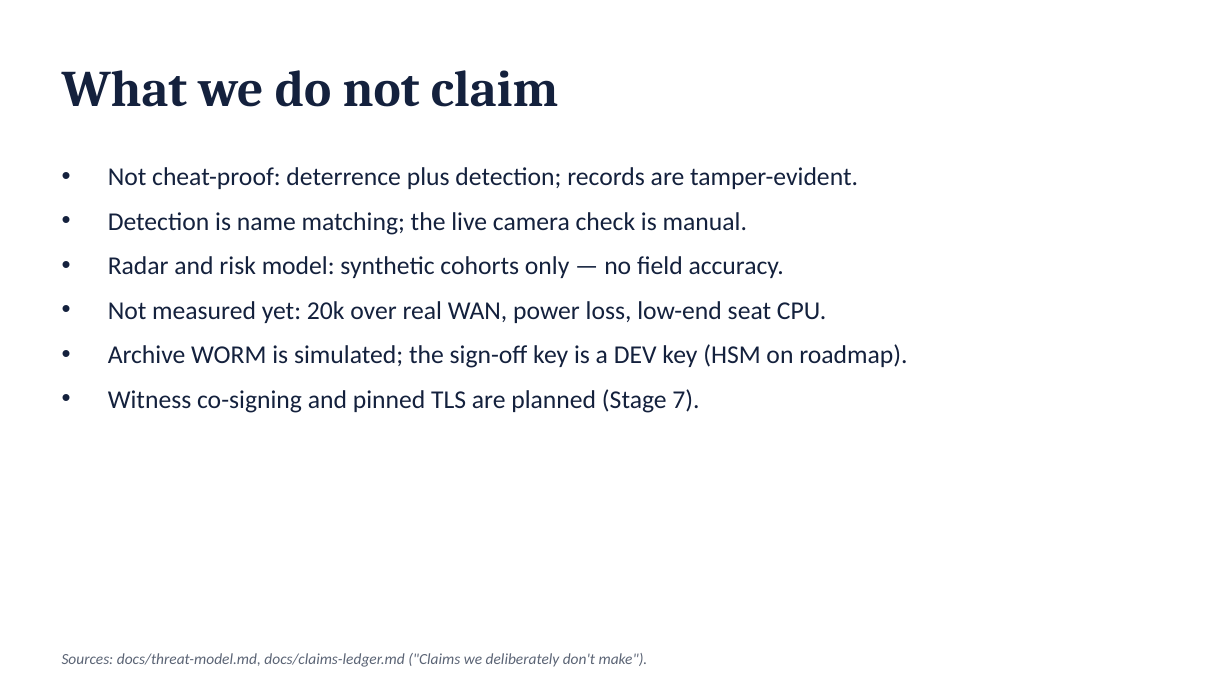
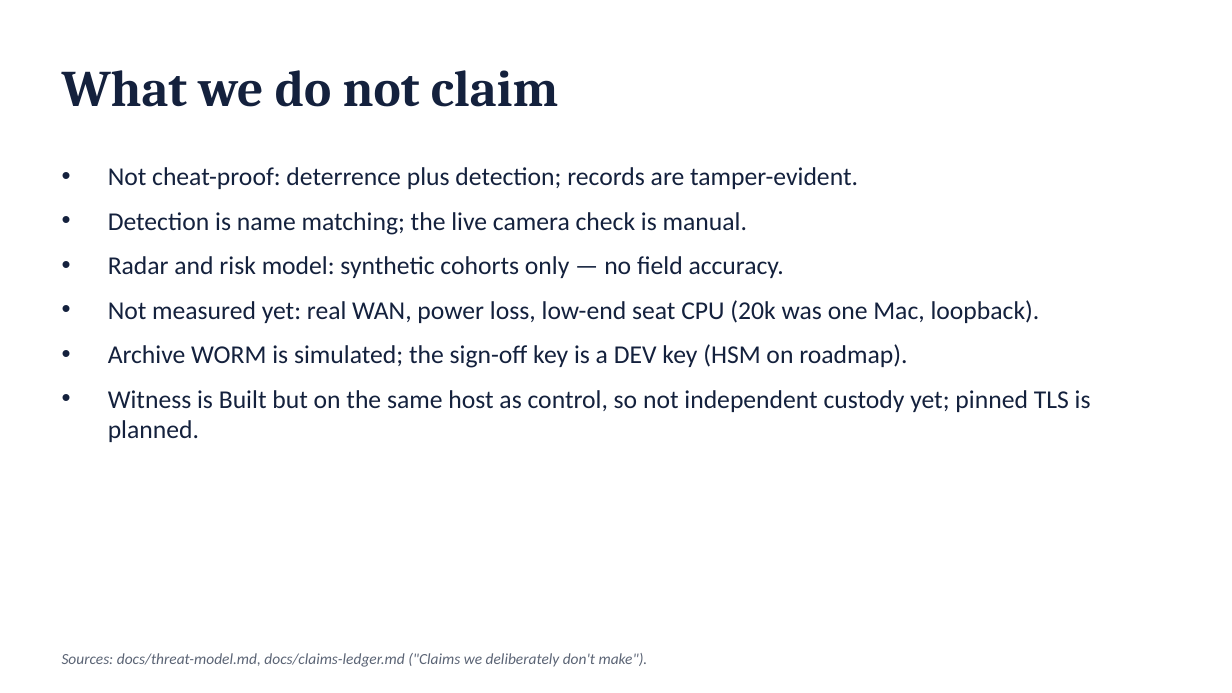
Before and after one commit to anirudh12032008/saakshi, a slide deck: slide 11 of docs/deck/saakshi.pptx. Drawn at 1232x693 pixels with LibreOffice and Linux fonts; fonts in the diff are those of the drawing. Boxes give left, top, right and bottom in pixels: in the first picture for what was removed or moved away, otherwise in the second. Text is boxed around its words. In the diff, an @@ line names an element or a change of style, - is before the commit and + after.

Commit message:
docs: measured numbers in README and deck; witness marked Built; Act 2 cites stage8-act2

```diff
--- a/docs/deck/saakshi.pptx
+++ b/docs/deck/saakshi.pptx
@@ text at box(108, 300, 1040, 323): text changed @@
-• Not measured yet: 20k over real WAN, power loss, low-end seat CPU.
+• Not measured yet: real WAN, power loss, low-end seat CPU (20k was one Mac, loopback).
@@ text at box(108, 390, 1091, 442): text changed @@
-• Witness co-signing and pinned TLS are planned (Stage 7).
+• Witness is Built but on the same host as control, so not independent custody yet; pinned TLS is planned.
```
Also in this commit, not shown: 3 other slides changed, 1 slide added, 2 other files.
